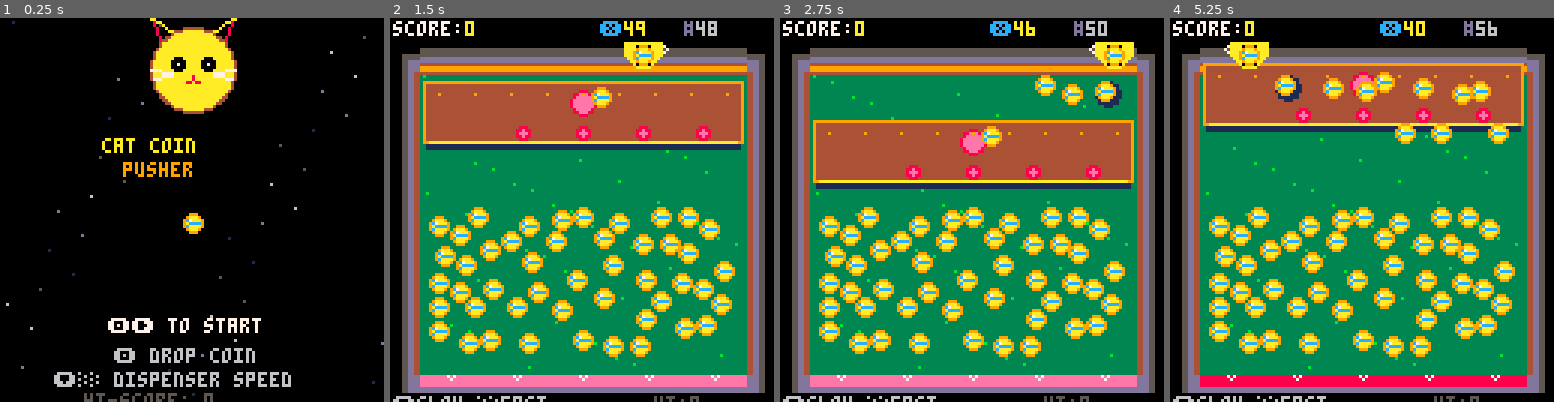
Above: before the commit, frames 1-4 (left to right).
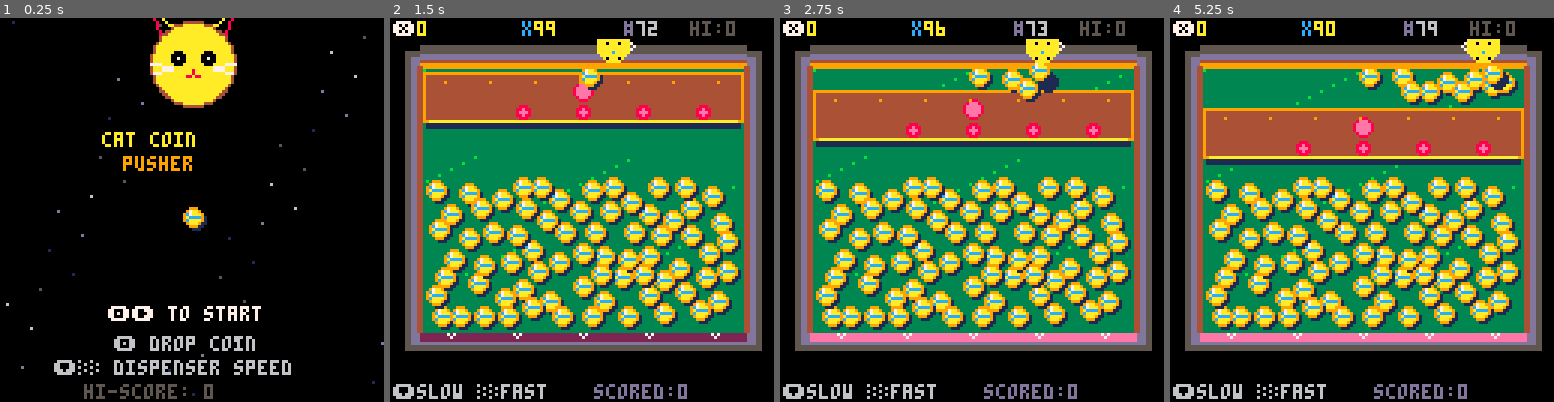
Above: after the commit, the same moments.

Repository: RubenTipparach/Mini-Pico-Games
Game: PICO-8 cartridge pico-8/carts/cat_coin_pusher.p8
Same seed, same stepped clock (60 frames per second), same inputs: the game is played once before the commit and once after it.
Inputs:
- Up to frame 1 (0.25 s): no input
- Up to frame 2 (1.5 s): tap X (X key) at 0.33, 1.07 s; tap O (Z key) at 0.7 s
- Up to frame 3 (2.75 s): hold Right 1.6-2.1 s; tap O (Z key) at 1.7, 2.1, 2.5 s; tap X (X key) at 1.85 s; hold Right from 2.47 s (still down)
- Up to frame 4 (5.25 s): tap O (Z key) every 0.4 s from 2.9 to 4.9 s; tap X (X key) at 2.97, 4.08, 5.2 s; release Right at 3.03 s; hold Left 3.08-3.58 s; hold Right 4.02-4.68 s; hold Left from 5.08 s (still down)

The runs differ from the first frame. In frame 1, 7.3% of the frame differs, in the area x 14-76%, y 0-100%; in frame 2, 57%; in frame 3, 66%, in the area x 0-98%, y 0-100%; in frame 4, 65%.

Commit message:
Fix layout, double coins, add coin shadows and depth
- Shorten field (fb=104) so HUD fits within 128px screen
- Double coins: 100 seeded on field, 100 to drop
- Tighter coin placement spacing (6.5px) to fit more
- All coins now have dark rim (color 4) for pop
- All coins cast shadow (offset circle, color 1)
- Shadows drawn in separate pass (all shadows first, then coins)
- Dropping coins have shrinking height-based shadow offset
- Falling scored coins separate from shadow as they "fall away"
  with growing shadow offset, shrinking coin, fading shadow
- draw_coin_fancy(x,y,h) takes height param for shadow depth
- Move all HUD text within y<127 bounds
- Bottom bar at y=121, top bar at y=0

https://claude.ai/code/session_014EkGVbjztL2pvBPDbBoNDp

Diff:
--- a/pico-8/carts/cat_coin_pusher.p8
+++ b/pico-8/carts/cat_coin_pusher.p8
@@ -16,21 +16,20 @@
 t=0
 
 -- field layout (top-down view)
--- wall is at the top
--- player edge (scoring) at bottom
--- pusher slides up/down
+-- shorter field to fit 128px
 fl=10      -- field left
 fr=118     -- field right
-ft=18      -- field top (back wall)
-fb=118     -- field bottom (player edge)
+ft=16      -- field top (back wall)
+fb=104     -- field bottom (player edge)
 fw=fr-fl   -- field width
+fh=fb-ft   -- field height
 
 -- pusher (wide plate)
 push={
- y=30,        -- current y of front edge
- h=20,        -- pusher height
- min_y=28,    -- closest to wall (retracted)
- max_y=58,    -- furthest from wall (extended)
+ y=28,        -- current y of front edge
+ h=16,        -- pusher height
+ min_y=26,    -- closest to wall (retracted)
+ max_y=50,    -- furthest from wall (extended)
  dir=1,       -- 1=pushing forward, -1=retracting
  speed=0.35
 }
@@ -44,7 +43,7 @@
 
 -- coins on the field
 coins={}
--- coins that are dropping in (brief animation)
+-- coins that are dropping in
 dropping={}
 -- scored coins (falling off edge)
 falling={}
@@ -56,7 +55,7 @@
 -- game vars
 score=0
 high_score=0
-coins_left=50
+coins_left=100
 combo=0
 combo_timer=0
 total_scored=0
@@ -110,12 +109,10 @@
   local nx=(b.x-a.x)/d
   local ny=(b.y-a.y)/d
   local overlap=min_d-d
-  -- separate
   a.x-=nx*overlap*0.5
   a.y-=ny*overlap*0.5
   b.x+=nx*overlap*0.5
   b.y+=ny*overlap*0.5
-  -- velocity exchange
   local dvx=a.vx-b.vx
   local dvy=a.vy-b.vy
   local dot=dvx*nx+dvy*ny
@@ -128,19 +125,11 @@
  end
 end
 
--- is point inside pusher?
-function on_pusher(x,y,r)
- local ptop=push.y-push.h
- return x>fl and x<fr
-    and y-r<push.y
-    and y+r>ptop
-end
-
 ----------------------------
 -- init
 ----------------------------
 function _init()
- cartdata("catcoinpush_v2")
+ cartdata("catcoinpush_v3")
  high_score=dget(0)
  start_title()
 end
@@ -157,36 +146,33 @@
  combo=0
  combo_timer=0
  total_scored=0
- coins_left=50
+ coins_left=100
  coins={}
  dropping={}
  falling={}
  particles={}
  popups={}
- push.y=30
+ push.y=28
  push.dir=1
  disp.x=64
  disp.dir=1
 
- -- seed ~50 coins on the field
- -- spread them between pusher
- -- front and the bottom edge
- seed_coins(50)
+ -- seed 100 coins on the field
+ seed_coins(100)
 end
 
 function seed_coins(n)
  for i=1,n do
   local attempts=0
   local placed=false
-  while not placed and attempts<20 do
-   local cx=fl+6+rnd(fw-12)
-   local cy=push.max_y+8+rnd(fb-push.max_y-16)
-   -- check no overlap with existing
+  while not placed and attempts<30 do
+   local cx=fl+5+rnd(fw-10)
+   local cy=push.max_y+6+rnd(fb-push.max_y-10)
    local ok=true
    for c in all(coins) do
     local dx=cx-c.x
     local dy=cy-c.y
-    if sqrt(dx*dx+dy*dy)<7 then
+    if sqrt(dx*dx+dy*dy)<6.5 then
      ok=false
      break
     end
@@ -240,7 +226,6 @@
 end
 
 function update_title()
- -- auto-move dispenser on title
  disp.x+=disp.dir*0.5
  if disp.x>fr-6 then disp.dir=-1 end
  if disp.x<fl+6 then disp.dir=1 end
@@ -262,23 +247,21 @@
   disp.x=fl+6
  end
 
- -- player can adjust speed
- -- or press to drop
+ -- drop coin
  if btnp(4) and coins_left>0 then
-  -- drop a coin at dispenser pos
-  -- it lands just below the wall
   local dc={
    x=disp.x,
    y=ft-4,
    target_y=ft+4+rnd(4),
-   timer=12
+   timer=12,
+   height=8 -- starting height for shadow
   }
   add(dropping,dc)
   coins_left-=1
   sfx(0)
  end
 
- -- speed up/slow dispenser
+ -- speed controls
  if btn(0) then
   disp.speed=max(0.2,disp.speed-0.02)
  end
@@ -288,14 +271,13 @@
 
  -- update dropping coins
  for dc in all(dropping) do
-  -- animate coin falling onto field
   dc.y+=(dc.target_y-dc.y)*0.3
+  dc.height*=0.75
   dc.timer-=1
   if dc.timer<=0 then
-   -- becomes a real coin on field
    local c=make_coin(dc.x,dc.target_y)
-   -- check if it landed on pusher
-   if dc.target_y<push.y and dc.target_y>(push.y-push.h) then
+   if dc.target_y<push.y and
+      dc.target_y>(push.y-push.h) then
     c.on_pusher=true
    end
    add(coins,c)
@@ -304,13 +286,8 @@
   end
  end
 
- -- update pusher
  update_pusher()
-
- -- update coins physics
  update_coins()
-
- -- check coins falling off edge
  check_scored()
 
  -- combo timer
@@ -319,8 +296,7 @@
   if combo_timer<=0 then combo=0 end
  end
 
- -- game over when out of coins
- -- to drop and field is settled
+ -- game over check
  if coins_left<=0 and #dropping==0 then
   local any_moving=false
   for c in all(coins) do
@@ -329,10 +305,7 @@
     break
    end
   end
-  -- wait a bit for last pushes
   if not any_moving and t>120 then
-   -- check if pusher did a full
-   -- cycle with no movement
    if push.dir==-1 and push.y<push.min_y+2 then
     game_over()
    end
@@ -357,57 +330,41 @@
  local dy=push.y-prev_y
  local ptop=push.y-push.h
 
- -- pusher interacts with coins
  for c in all(coins) do
-  -- case 1: coin is ON TOP of pusher
-  -- (between pusher top and pusher bottom)
   if c.on_pusher then
-   -- coin rides with pusher
    c.y+=dy
-
-   -- when retracting (moving up toward wall),
-   -- coins on pusher hit the back wall
+   -- retract: coins hit back wall
    if push.dir==-1 then
     if c.y-c.r<=ft then
-     -- wall pushes coin off the front
      c.y=ft+c.r
      c.vy=0.5+rnd(0.3)
      c.vx=(rnd(1)-0.5)*0.3
      c.on_pusher=false
     end
    end
-
-   -- if coin slides past front of pusher
+   -- slides past front
    if c.y+c.r>push.y then
     c.on_pusher=false
     c.y=push.y+c.r
     c.vy=0.3
    end
-
-   -- if coin slides behind pusher
+   -- slides behind
    if c.y-c.r<ptop then
     c.on_pusher=false
     c.y=ptop-c.r
    end
-
   else
-   -- case 2: coin is in front of pusher
-   -- pusher front edge pushes coins forward
+   -- pusher front pushes coins
    if push.dir==1 and dy>0 then
-    -- check if coin is in contact
-    -- with the front edge of pusher
     if c.y-c.r<push.y and
        c.y+c.r>push.y-4 and
        c.x>fl and c.x<fr then
-     -- push it forward
      c.vy+=dy*0.8
      c.y=push.y+c.r
      c.vx+=(rnd(0.2)-0.1)
     end
    end
-
-   -- case 3: coin gets caught by
-   -- retracting pusher (scooped on top)
+   -- scoop onto pusher
    if c.y>ptop and c.y<push.y and
       c.x>fl and c.x<fr then
     if abs(c.vy)<0.3 then
@@ -423,37 +380,30 @@
 function update_coins()
  for c in all(coins) do
   if not c.on_pusher then
-   -- apply velocity
    c.x+=c.vx
    c.y+=c.vy
-
-   -- friction
    c.vx*=0.92
    c.vy*=0.92
 
-   -- left wall
+   -- walls
    if c.x<fl+c.r then
     c.x=fl+c.r
     c.vx=abs(c.vx)*0.3
    end
-   -- right wall
    if c.x>fr-c.r then
     c.x=fr-c.r
     c.vx=-abs(c.vx)*0.3
    end
-   -- back wall (top)
    if c.y<ft+c.r then
     c.y=ft+c.r
     c.vy=abs(c.vy)*0.3
    end
 
-   -- don't let coins overlap
-   -- with pusher body if not on it
+   -- don't overlap pusher
    local ptop=push.y-push.h
    if c.y-c.r<push.y and
       c.y+c.r>ptop and
       c.x>fl and c.x<fr then
-    -- push out the front
     if c.y>push.y-push.h/2 then
      c.y=push.y+c.r
      c.vy=max(c.vy,0.1)
@@ -462,7 +412,7 @@
   end
  end
 
- -- coin-coin collisions (multiple passes)
+ -- coin-coin collisions
  for pass=1,2 do
   for i=1,#coins do
    for j=i+1,#coins do
@@ -475,7 +425,6 @@
 function check_scored()
  for c in all(coins) do
   if not c.on_pusher and c.y>fb then
-   -- coin fell off the player edge!
    local val=10
    combo+=1
    combo_timer=90
@@ -484,20 +433,20 @@
    end
    score+=val
    total_scored+=1
-   make_popup(c.x,fb-4,val)
-
-   -- falling animation
+   make_popup(c.x,fb-8,val)
+
+   -- falling coin with height for shadow
    add(falling,{
-    x=c.x,y=c.y,
-    vy=1+rnd(1),
-    vx=rnd(1)-0.5,
-    rot=rnd(1),
-    life=30
+    x=c.x,y=fb+2,
+    vy=0.8+rnd(0.5),
+    vx=rnd(0.6)-0.3,
+    height=0, -- starts at surface
+    vheight=0.3, -- falling speed
+    life=35
    })
 
-   -- particles
-   for k=1,5 do
-    make_particle(c.x,fb,9,20)
+   for k=1,4 do
+    make_particle(c.x,fb,9,18)
    end
 
    del(coins,c)
@@ -526,7 +475,7 @@
 -- drawing
 ----------------------------
 function _draw()
- cls(1)
+ cls(0)
  if state=="title" then
   draw_title()
  elseif state=="play" then
@@ -537,7 +486,6 @@
 end
 
 function draw_title()
- cls(0)
  -- stars
  for i=0,40 do
   local sx=(i*37+t*0.3)%128
@@ -545,35 +493,29 @@
   pset(sx,sy,({1,5,6,13})[i%4+1])
  end
 
- local ty=20+sin(t/90)*3
-
- -- big cat face
+ local ty=18+sin(t/90)*3
+
  draw_big_cat(64,ty)
 
- -- title
  print("cat coin",35,ty+24,0)
  print("cat coin",34,ty+23,10)
  print("pusher",42,ty+32,0)
  print("pusher",41,ty+31,9)
 
- -- bouncing fish coin
  local cy=ty+48+sin(t/25)*4
- draw_fish_coin(64,cy)
-
- -- controls
+ draw_coin_fancy(64,cy,0)
+
  if t%60<40 then
-  print("\x8e\x91 to start",36,100,7)
- end
- print("\x8e drop coin",38,110,6)
- print("\x83\x84 dispenser speed",18,118,6)
- print("hi-score: "..high_score,28,125,5)
+  print("\x8e\x91 to start",36,96,7)
+ end
+ print("\x8e drop coin",38,106,6)
+ print("\x83\x84 dispenser speed",18,114,6)
+ print("hi-score: "..high_score,28,122,5)
 end
 
 function draw_big_cat(x,y)
- -- head
  circfill(x,y,14,4)
  circfill(x,y,13,10)
- -- ears
  local eo=cat_ear_twitch>0 and 1 or 0
  line(x-10,y-8,x-14,y-18+eo,10)
  line(x-14,y-18+eo,x-6,y-12,10)
@@ -581,7 +523,6 @@
  line(x+10,y-8,x+14,y-18+eo,10)
  line(x+14,y-18+eo,x+6,y-12,10)
  line(x+11,y-10,x+13,y-16+eo,8)
- -- eyes
  if cat_blink>5 then
   line(x-5,y-2,x-3,y-2,0)
   line(x+3,y-2,x+5,y-2,0)
@@ -591,86 +532,125 @@
   pset(x-5,y-2,7)
   pset(x+5,y-2,7)
  end
- -- nose + mouth
  pset(x,y+2,8)
  line(x-2,y+4,x,y+3,8)
  line(x,y+3,x+2,y+4,8)
- -- whiskers
  line(x-14,y,x-7,y+1,7)
  line(x-13,y+3,x-7,y+2,7)
  line(x+7,y+1,x+14,y,7)
  line(x+7,y+2,x+13,y+3,7)
 end
 
+-- draw coin with shadow+rim
+-- h=height above surface
+-- (0=on surface, >0=in air)
+function draw_coin_fancy(x,y,h)
+ local sx=x+1+h*0.5
+ local sy=y+1+h*0.5
+ -- shadow (bigger when higher)
+ local sr=3+h*0.15
+ circfill(sx,sy,sr,1)
+
+ -- coin rim (dark edge)
+ circfill(x,y,3.5,4)
+ -- coin body
+ circfill(x,y,3,9)
+ circfill(x,y,2.5,10)
+
+ -- fish design
+ line(x-1,y,x+1,y,12)
+ pset(x-2,y-1,12)
+ pset(x-2,y+1,12)
+ pset(x+2,y,12)
+
+ -- shine
+ pset(x-1,y-2,7)
+ pset(x-1,y-1,7)
+end
+
 function draw_play()
- -- dark background
  cls(0)
 
- -- machine body (dark gray surround)
- rectfill(fl-6,ft-6,fr+6,fb+10,5)
- rectfill(fl-4,ft-4,fr+4,fb+8,13)
+ -- machine surround
+ rectfill(fl-5,ft-5,fr+5,fb+6,5)
+ rectfill(fl-3,ft-3,fr+3,fb+4,13)
 
  -- field surface (green felt)
  rectfill(fl,ft,fr,fb,3)
- -- felt texture dots
- for i=0,60 do
+ -- felt texture
+ for i=0,50 do
   local fx=(i*17)%(fw-2)+fl+1
-  local fy=(i*29)%(fb-ft-2)+ft+1
+  local fy=(i*29)%(fh-2)+ft+1
   pset(fx,fy,11)
  end
 
- -- back wall (top edge)
- rectfill(fl,ft-3,fr,ft,4)
- rectfill(fl,ft-2,fr,ft-1,9)
+ -- back wall
+ rectfill(fl,ft-2,fr,ft,4)
+ rectfill(fl,ft-1,fr,ft,9)
 
  -- side walls
- rectfill(fl-2,ft,fl-1,fb,4)
- rectfill(fr+1,ft,fr+2,fb,4)
+ rectfill(fl-1,ft,fl,fb,4)
+ rectfill(fr,ft,fr+1,fb,4)
 
  -- draw pusher
  draw_pusher()
 
- -- draw coins on field
+ -- draw all coins (shadows first pass)
  for c in all(coins) do
-  draw_fish_coin(c.x,c.y)
- end
-
- -- draw dropping coins (incoming)
+  circfill(c.x+1,c.y+1,3,1)
+ end
+ -- then coins on top
+ for c in all(coins) do
+  draw_coin_fancy(c.x,c.y,0)
+ end
+
+ -- dropping coins (in the air)
  for dc in all(dropping) do
-  -- shadow
-  circfill(dc.x+1,dc.y+1,4,1)
-  draw_fish_coin(dc.x,dc.y)
+  local h=dc.height
+  draw_coin_fancy(dc.x,dc.y,h)
  end
 
  -- falling scored coins
  for fc in all(falling) do
   fc.y+=fc.vy
   fc.x+=fc.vx
-  fc.vy+=0.15
-  fc.rot+=0.05
+  fc.vy+=0.08
+  fc.height+=fc.vheight
+  fc.vheight+=0.15
   fc.life-=1
   if fc.life>0 then
-   local col=fc.life>15 and 10 or 9
-   circfill(fc.x,fc.y,2,col)
+   -- shadow stays at surface,
+   -- coin "rises" away from it
+   local h=fc.height
+   local sx=fc.x+1+h*0.4
+   local sy=fc.y+1+h*0.4
+   local sr=3+h*0.2
+   -- shadow gets fainter
+   if fc.life>15 then
+    circfill(sx,sy,sr,1)
+   end
+   -- coin shrinks as it falls away
+   local cr=max(1,3-h*0.1)
+   circfill(fc.x,fc.y-h,cr+0.5,4)
+   circfill(fc.x,fc.y-h,cr,10)
+   pset(fc.x-1,fc.y-h-1,7)
   else
    del(falling,fc)
   end
  end
 
- -- player edge (score zone)
- -- glowing bottom edge
+ -- score zone glow
  local gc=({8,2,8,14})[flr(t/10)%4+1]
- rectfill(fl,fb+1,fr,fb+4,gc)
- -- arrow indicators
+ rectfill(fl,fb+1,fr,fb+3,gc)
+ -- arrows
  for i=0,4 do
   local ax=fl+10+i*(fw-20)/4
-  local ay=fb+2
-  pset(ax,ay,7)
-  pset(ax-1,ay-1,7)
-  pset(ax+1,ay-1,7)
- end
-
- -- dispenser at top
+  pset(ax,fb+2,7)
+  pset(ax-1,fb+1,7)
+  pset(ax+1,fb+1,7)
+ end
+
+ -- dispenser
  draw_dispenser()
 
  -- particles
@@ -684,7 +664,6 @@
   local col=7
   if p.val>=30 then col=10 end
   if p.val>=80 then col=11 end
-  -- shadow
   print("+"..p.val,p.x-5,p.y+1,0)
   print("+"..p.val,p.x-6,p.y,col)
  end
@@ -697,15 +676,14 @@
  local py=push.y
  local ptop=py-push.h
 
- -- pusher shadow
+ -- shadow
  rectfill(fl+2,ptop+2,fr-2,py+2,1)
 
- -- pusher body (cat paw!)
+ -- body
  rectfill(fl+1,ptop,fr-1,py,4)
  rect(fl+1,ptop,fr-1,py,9)
 
- -- paw pad pattern
- -- four toe beans along front edge
+ -- toe beans along front edge
  local bw=(fr-fl-8)/5
  for i=1,4 do
   local bx=fl+4+i*bw+bw/2
@@ -716,141 +694,116 @@
 
  -- big central pad
  local cx=(fl+fr)/2
- circfill(cx,ptop+push.h*0.35,4,8)
- circfill(cx,ptop+push.h*0.35,3,14)
-
- -- fur texture on pusher
- for i=0,8 do
-  local fx=fl+6+i*((fr-fl-12)/8)
-  local fy=ptop+4
-  pset(fx,fy,9)
+ circfill(cx,ptop+push.h*0.4,3.5,8)
+ circfill(cx,ptop+push.h*0.4,2.5,14)
+
+ -- fur dots
+ for i=0,6 do
+  local fx=fl+8+i*((fr-fl-16)/6)
+  pset(fx,ptop+3,9)
  end
 
  -- front edge highlight
  line(fl+3,py,fr-3,py,10)
 end
 
-function draw_fish_coin(x,y)
- -- coin body
- circfill(x,y,3,9)
- circfill(x,y,2.5,10)
-
- -- fish design on coin
- -- body
- line(x-1,y,x+1,y,12)
- -- tail
- pset(x-2,y-1,12)
- pset(x-2,y+1,12)
- -- head
- pset(x+2,y,12)
-
- -- shine
- pset(x-1,y-1,7)
-end
-
 function draw_dispenser()
  local x=disp.x
- local y=ft-4
-
- -- dispenser track
- rectfill(fl,ft-8,fr,ft-5,5)
- line(fl,ft-5,fr,ft-5,13)
-
- -- cat dispenser head
- -- body
- circfill(x,y-4,6,10)
+ local y=ft-3
+
+ -- track
+ rectfill(fl,ft-7,fr,ft-4,5)
+ line(fl,ft-4,fr,ft-4,13)
+
+ -- cat head
+ circfill(x,y-4,5,10)
  -- ears
  local eo=cat_ear_twitch>0 and 1 or 0
- line(x-5,y-8,x-7,y-13+eo,10)
- line(x-7,y-13+eo,x-3,y-9,10)
- line(x+5,y-8,x+7,y-13+eo,10)
- line(x+7,y-13+eo,x+3,y-9,10)
- -- inner ears
- pset(x-5,y-11+eo,8)
- pset(x+5,y-11+eo,8)
+ line(x-4,y-7,x-6,y-11+eo,10)
+ line(x-6,y-11+eo,x-2,y-8,10)
+ line(x+4,y-7,x+6,y-11+eo,10)
+ line(x+6,y-11+eo,x+2,y-8,10)
+ pset(x-4,y-10+eo,8)
+ pset(x+4,y-10+eo,8)
  -- eyes
  if cat_blink>5 then
-  line(x-3,y-5,x-1,y-5,0)
-  line(x+1,y-5,x+3,y-5,0)
+  line(x-2,y-5,x-1,y-5,0)
+  line(x+1,y-5,x+2,y-5,0)
  else
   pset(x-2,y-5,0)
   pset(x+2,y-5,0)
  end
  -- nose
  pset(x,y-3,8)
- -- mouth/opening for coins
- rectfill(x-2,y-1,x+2,y+1,0)
- pset(x-1,y,9)
- pset(x+1,y,9)
+ -- mouth opening
+ rectfill(x-2,y-1,x+2,y,0)
 
  -- coin ready indicator
  if coins_left>0 then
-  draw_fish_coin(x,y-2)
+  circfill(x,y-2,2,10)
+  pset(x,y-2,12)
  end
 
  -- direction arrow
  if disp.dir==1 then
-  pset(x+8,y-4,7)
-  pset(x+7,y-5,7)
-  pset(x+7,y-3,7)
+  pset(x+7,y-4,7)
+  pset(x+6,y-5,7)
+  pset(x+6,y-3,7)
  else
-  pset(x-8,y-4,7)
-  pset(x-7,y-5,7)
-  pset(x-7,y-3,7)
+  pset(x-7,y-4,7)
+  pset(x-6,y-5,7)
+  pset(x-6,y-3,7)
  end
 end
 
 function draw_hud()
- -- top bar
- rectfill(0,0,127,7,0)
-
- -- score
- print("\f7score:\fa"..score,1,1)
-
+ -- top-left: score (drawn over machine)
+ rectfill(0,0,127,6,0)
+ print("\f7\x97\fa"..score,1,1)
  -- coins left
- print("\fc\x97\fa"..coins_left,70,1)
-
+ print("\fcx\fa"..coins_left,44,1)
  -- field count
- print("\fd#\f6"..#coins,98,1)
-
- -- combo
+ print("\fd#\f6"..#coins,78,1)
+ -- hi
+ print("\f5hi:"..high_score,100,1)
+
+ -- combo overlay (inside field)
  if combo>1 and combo_timer>0 then
   local col=({7,10,9,8,11})[min(combo,5)]
   local txt="x"..combo.."!"
-  print(txt,56,10,col)
+  print(txt,60-#txt*2,9,col)
  end
 
  -- bottom bar
- rectfill(0,125,127,127,0)
- print("\f6\x83slow \x84fast",1,126)
- print("\f5hi:"..high_score,88,126)
+ rectfill(0,121,127,127,0)
+ print("\f6\x83slow \x84fast",1,122)
+ print("\fd scored:"..total_scored,64,122)
 end
 
 function draw_gameover()
  cls(0)
 
- draw_big_cat(64,28)
-
- -- game over
- print("game over",38,53,8)
- print("game over",37,52,2)
-
- print("final score",36,66,7)
+ draw_big_cat(64,26)
+
+ print("game over",38,50,8)
+ print("game over",37,49,2)
+
+ print("final score",36,62,7)
  local stxt=""..score
- print(stxt,64-#stxt*2,76,10)
-
- print("coins scored: "..total_scored,22,88,6)
+ print(stxt,64-#stxt*2,72,10)
+
+ print("coins scored: "..total_scored,22,84,6)
 
  if score>=high_score and score>0 then
   if t%30<20 then
-   print("new record!",36,100,11)
+   print("new record!",36,96,11)
   end
  else
-  print("best: "..high_score,40,100,5)
+  print("best: "..high_score,40,96,5)
  end
 
  if t>60 and t%60<40 then
-  print("\x8e\x91 continue",32,115,7)
+  print("\x8e\x91 continue",32,112,7)
  end
 end
 
